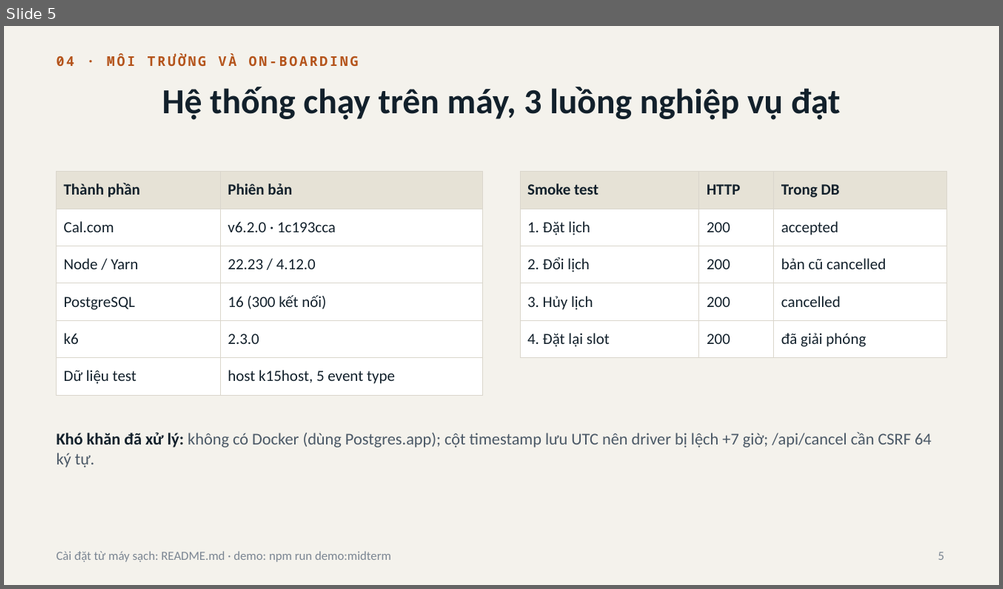
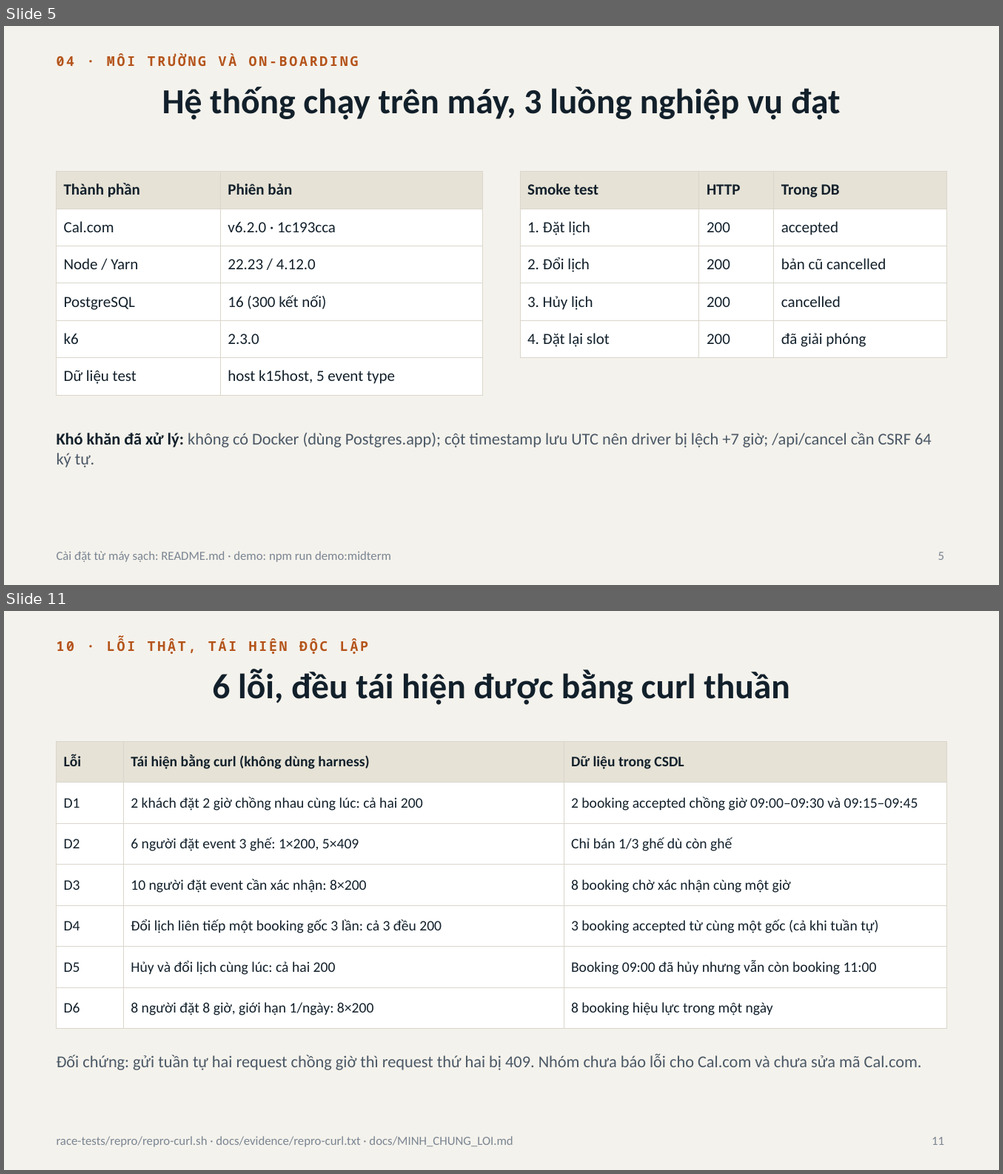
Before and after one commit to 2312741-sudo/kiem_thu_pm, a slide deck: docs/BAO_CAO_GIUA_KY_R05-K15.pptx. Shown one above the other, each under a label of ours: slide 5 before the commit, slides 5 and 11 after it; the slides between them are not shown. The pictures are 1003x589 and 1003x1174 pixels, drawn with LibreOffice and Linux fonts; fonts in the diff are those of the drawing. Boxes give left, top, right and bottom in pixels: in the first picture for what was removed or moved away, otherwise in the second. Text is boxed around its words. In the diff, an @@ line names an element or a change of style, - is before the commit and + after.

```diff
--- a/docs/BAO_CAO_GIUA_KY_R05-K15.pptx
+++ b/docs/BAO_CAO_GIUA_KY_R05-K15.pptx
@@ slide 11 added at [4, 611, 999, 1170], background #F4F2EC @@
@@ text added at [57, 638, 368, 654], 13 pt, text #B4531A, bold @@
+10 · LỖI THẬT, TÁI HIỆN ĐỘC LẬP
@@ title added at [212, 669, 789, 705], 34 pt, text #12202B, bold @@
+6 lỗi, đều tái hiện được bằng curl thuần
@@ table added at [57, 741, 946, 1019], 7 rows, 3 columns @@
+Lỗi | Tái hiện bằng curl (không dùng harness) | Dữ liệu trong CSDL
+D1 | 2 khách đặt 2 giờ chồng nhau cùng lúc: cả hai 200 | 2 booking accepted chồng giờ 09:00–09:30 và 09:15–09:45
+D2 | 6 người đặt event 3 ghế: 1×200, 5×409 | Chỉ bán 1/3 ghế dù còn ghế
+D3 | 10 người đặt event cần xác nhận: 8×200 | 8 booking chờ xác nhận cùng một giờ
+D4 | Đổi lịch liên tiếp một booking gốc 3 lần: cả 3 đều 200 | 3 booking accepted từ cùng một gốc (cả khi tuần tự)
+D5 | Hủy và đổi lịch cùng lúc: cả hai 200 | Booking 09:00 đã hủy nhưng vẫn còn booking 11:00
+D6 | 8 người đặt 8 giờ, giới hạn 1/ngày: 8×200 | 8 booking hiệu lực trong một ngày
@@ text added at [57, 1054, 922, 1071], 16 pt, text #4A5866 @@
+Đối chứng: gửi tuần tự hai request chồng giờ thì request thứ hai bị 409. Nhóm chưa báo lỗi cho Cal.com và chưa sửa mã Cal.com.
@@ text added at [57, 1136, 512, 1147], 12 pt, text #7A8592 @@
+race-tests/repro/repro-curl.sh · docs/evidence/repro-curl.txt · docs/MINH_CHUNG_LOI.md
@@ page number added at [931, 1137, 944, 1145], 12 pt, text #7A8592 @@
+11
```
Also in this commit, not shown: 4 slides changed, 4 other slides added, 1 slide removed, 5 other files.
